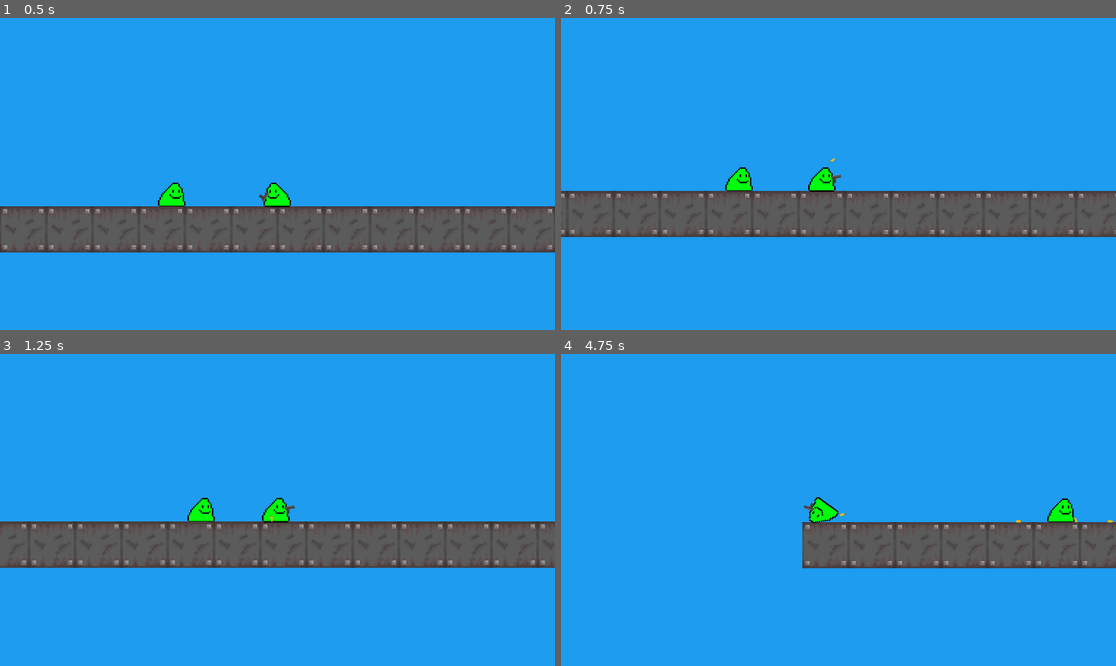
Above: before the commit, frames 1-4 (two rows, left to right).
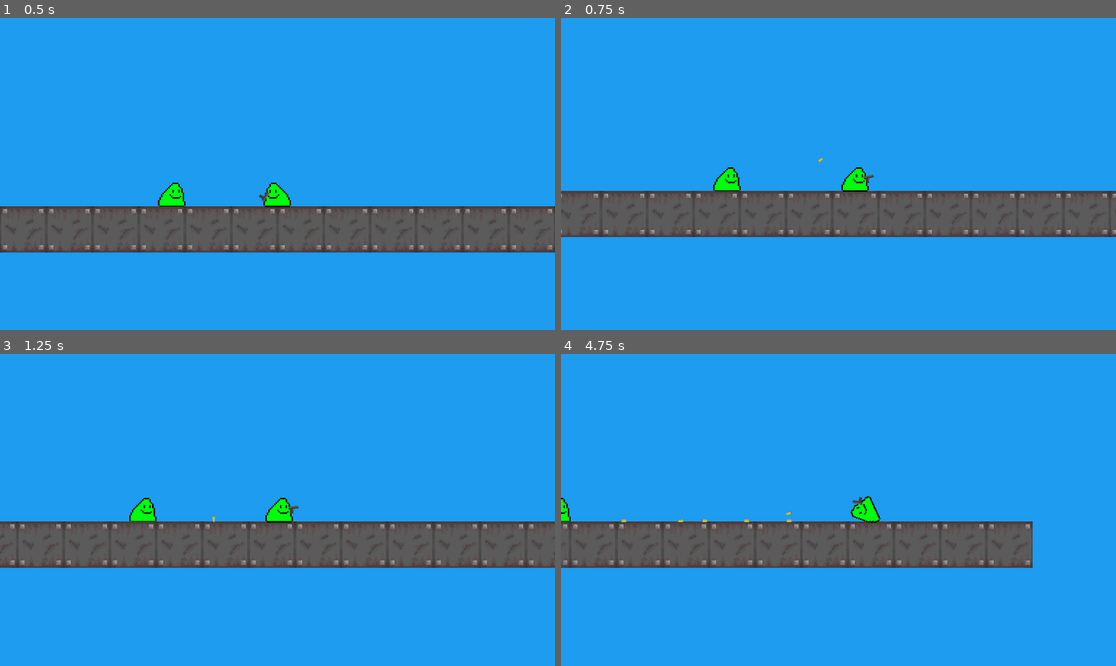
Above: after the commit, the same moments.

Repository: a0fefd/blobs-with-guns-remastered
Game: Godot game, scene res://scenes/levels/world.tscn
Two runs of this game, one before a commit and one after it. Both use one fixed random seed, a clock stepped at 60 frames per second and the inputs below.
Inputs (mouse positions are in pixels of both pictures, inside the frame that each line leads up to):
- Up to frame 1 (0.5 s): no input
- Up to frame 2 (0.75 s): move the mouse to (960, 158) at 0.52 s; click (960, 158) at 0.6 s
- Up to frame 3 (1.25 s): no input
- Up to frame 4 (4.75 s): move the mouse to (727, 525) at 1.27 s; click (727, 525) at 1.35 s; move the mouse to (894, 441) at 2.02 s; click (894, 441) at 2.1 s; move the mouse to (810, 572) at 2.77 s; click (810, 572) at 2.85 s; move the mouse to (1005, 556) at 3.52 s; click (1005, 556) at 3.6 s; move the mouse to (672, 463) at 4.27 s; click (672, 463) at 4.35 s

Frame 1 is identical in both runs. In frame 2, 2.1% of the frame differs, in the area x 0-100%, y 44-70%; in frame 3, 1.8%; in frame 4, 10%, in the area x 0-100%, y 45-69%.

Commit message:
Fix recoil direction

Diff:
--- a/scripts/bob.gd
+++ b/scripts/bob.gd
@@ -30,7 +30,7 @@
 
 
 func get_recoiled(recoil_vector):
-	apply_central_impulse(recoil_vector.rotated(rotation))  # check this
+	apply_central_impulse(Vector2(recoil_vector.x * sprite.scale.x, recoil_vector.y).rotated(rotation))  # check this
 
 
 func flip():
